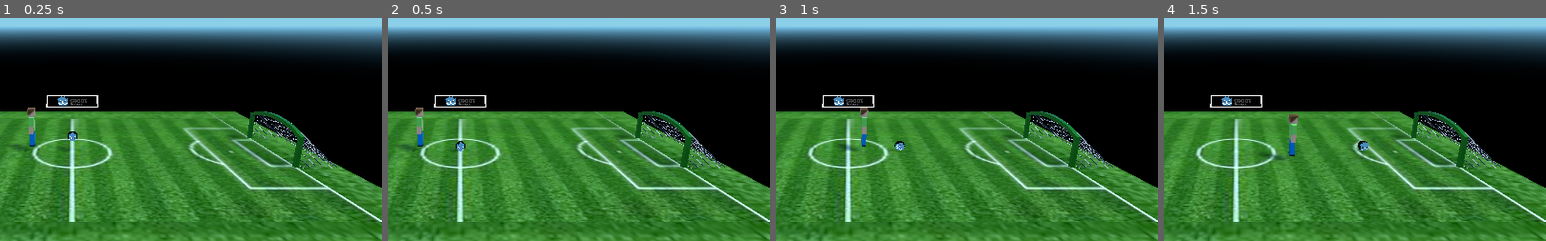
Above: before the commit, frames 1-4 (left to right).
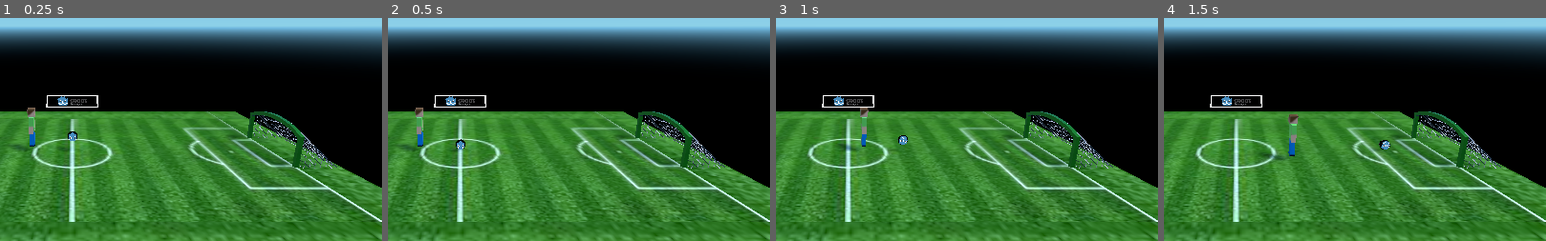
Above: after the commit, the same moments.

Repository: DiscoveringGodot/5_Cubedude_Kickabout
Game: Godot game, scene res://Scenes/Game.tscn
Two runs of this game, one before a commit and one after it. Both use one fixed random seed, a clock stepped at 60 frames per second and the inputs below.
Inputs:
- Up to frame 1 (0.25 s): no input
- Up to frame 2 (0.5 s): no input
- Up to frame 3 (1 s): tap Enter at 0.5 s; hold Right (ui_right) from 0.53 s (still down)
- Up to frame 4 (1.5 s): release Right (ui_right) at 1.28 s; hold Down (ui_down) from 1.28 s (still down)
The pictures show only the part of the screen within x 40-90%, y 29-79%; the shares and areas given below are measured in that part.

Frame 1 is identical in both runs. In frame 2, less than 0.1% of the frame differs, in the area x 17-21%, y 54-60%; in frame 3, 0.2%; in frame 4, 0.2%, in the area x 49-60%, y 54-61%.

Commit message:
Made the ball be made of somehting other than concrete

Diff:
--- a/Scenes/Ball.tscn
+++ b/Scenes/Ball.tscn
@@ -15,23 +15,23 @@
 
 radius = 0.25
 
-[node name="Ball" type="RigidBody"]
+[node name="Ball" type="RigidBody" index="0"]
 
 input_ray_pickable = true
 input_capture_on_drag = false
 collision_layer = 4
 collision_mask = 7
 mode = 0
-mass = 1.0
+mass = 0.25
 friction = 1.0
-bounce = 0.0
+bounce = 0.5
 gravity_scale = 1.0
 custom_integrator = false
 continuous_cd = false
 contacts_reported = 0
-contact_monitor = false
+contact_monitor = true
 sleeping = false
-can_sleep = true
+can_sleep = false
 axis_lock_linear_x = false
 axis_lock_linear_y = false
 axis_lock_linear_z = false
--- a/Scenes/Cubedude.tscn
+++ b/Scenes/Cubedude.tscn
@@ -9,7 +9,7 @@
 radius = 0.75
 height = 1.0
 
-[node name="Cubedude" index="0" instance=ExtResource( 1 )]
+[node name="Cubedude" instance=ExtResource( 1 )]
 
 collision_layer = 2
 collision_mask = 7
